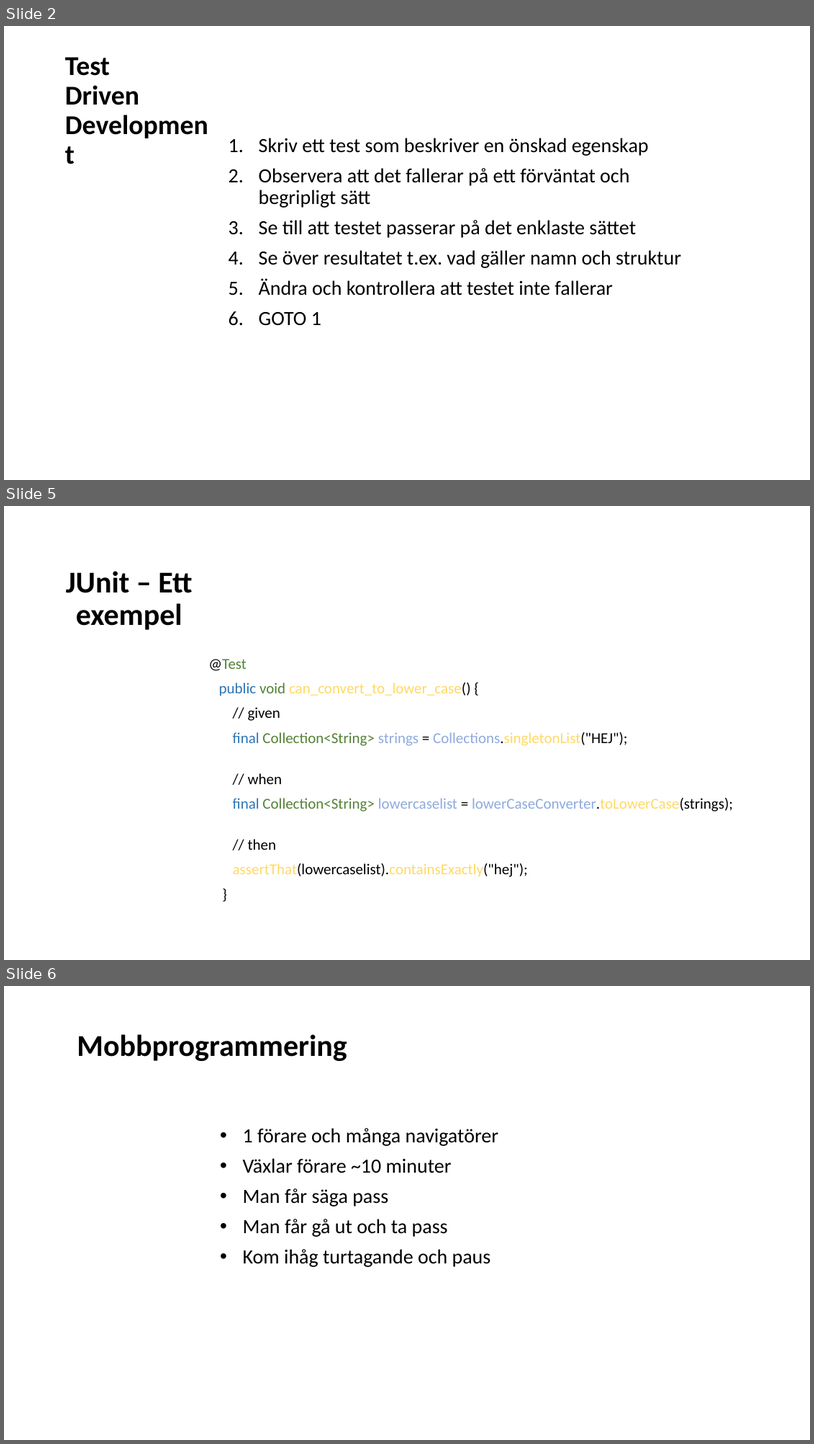
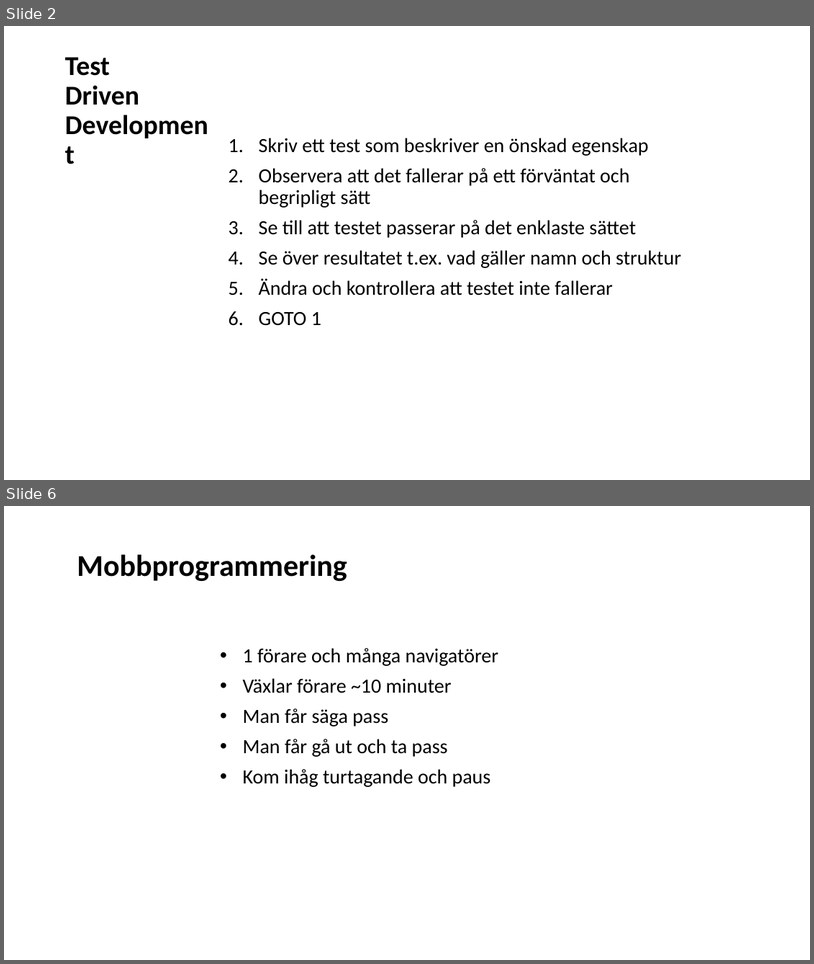
Before and after one commit to Omegapoint/tdd-lab, a slide deck: TDD-Presentation.pptx. Shown one above the other, each under a label of ours: slides 2, 5 and 6 before the commit, slides 2 and 6 after it; the slides between them are not shown. The pictures are 814x1444 and 814x964 pixels, drawn with LibreOffice and Linux fonts; fonts in the diff are those of the drawing. Boxes give left, top, right and bottom in pixels: in the first picture for what was removed or moved away, otherwise in the second. Text is boxed around its words. In the diff, an @@ line names an element or a change of style, - is before the commit and + after.

```diff
--- a/TDD-Presentation.pptx
+++ b/TDD-Presentation.pptx
@@ slide 5 removed at box(4, 506, 810, 960), background #FFFFFF @@
@@ title removed at box(66, 571, 192, 630) @@
-JUnit – Ett exempel
@@ subtitle removed at box(208, 659, 733, 877) @@
-@Test
-public void can_convert_to_lower_case() {
-// given
-final Collection<String> strings = Collections.singletonList("HEJ");
-// when
-final Collection<String> lowercaselist = lowerCaseConverter.toLowerCase(strings);
-// then
-assertThat(lowercaselist).containsExactly("hej");
-}
```
Also in this commit, not shown: 2 slides changed, 1 slide added.
